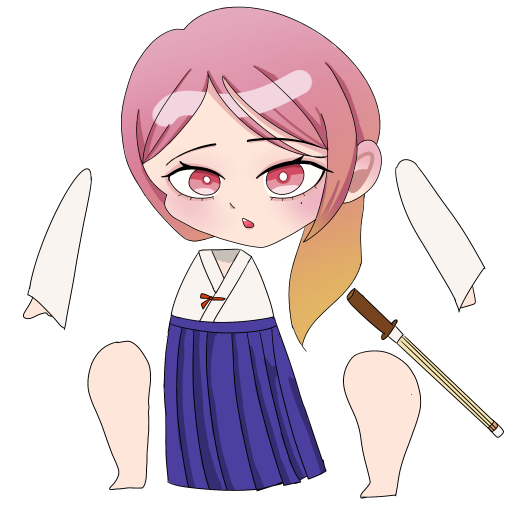
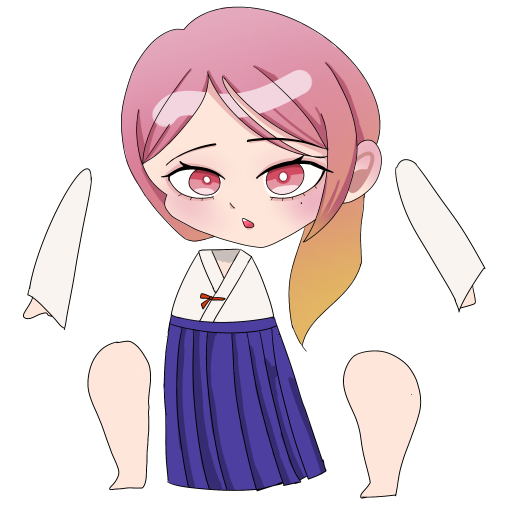
Layers edited between the first and the second 512px x 512px image:
removed layer "Sword" over <box>346,287,504,438</box>
